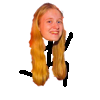
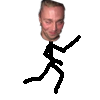
Revision of a layered 100x100 image; what changed, layer by layer:
hid group "daisy" (3 layers) over [19,2,81,94]
added group "maciek" with 6 layers above "joe" over [19,0,81,94]
added layer "Layer 3 copy 2" in group "maciek" over [37,0,66,43]
added layer "1" (3rd of 5, in "maciek") in group "maciek" over [23,35,81,94]
renamed "og" to "joe", hid the group it (6 layers) over [19,0,79,94]
hid group "mark" (3 layers) over [19,2,81,94]
